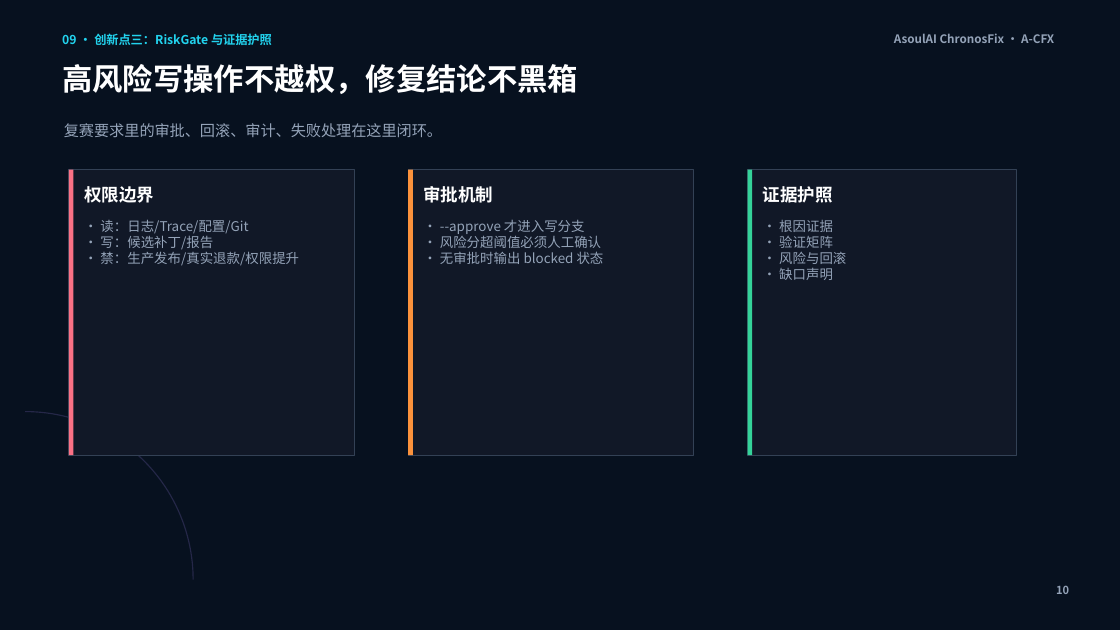
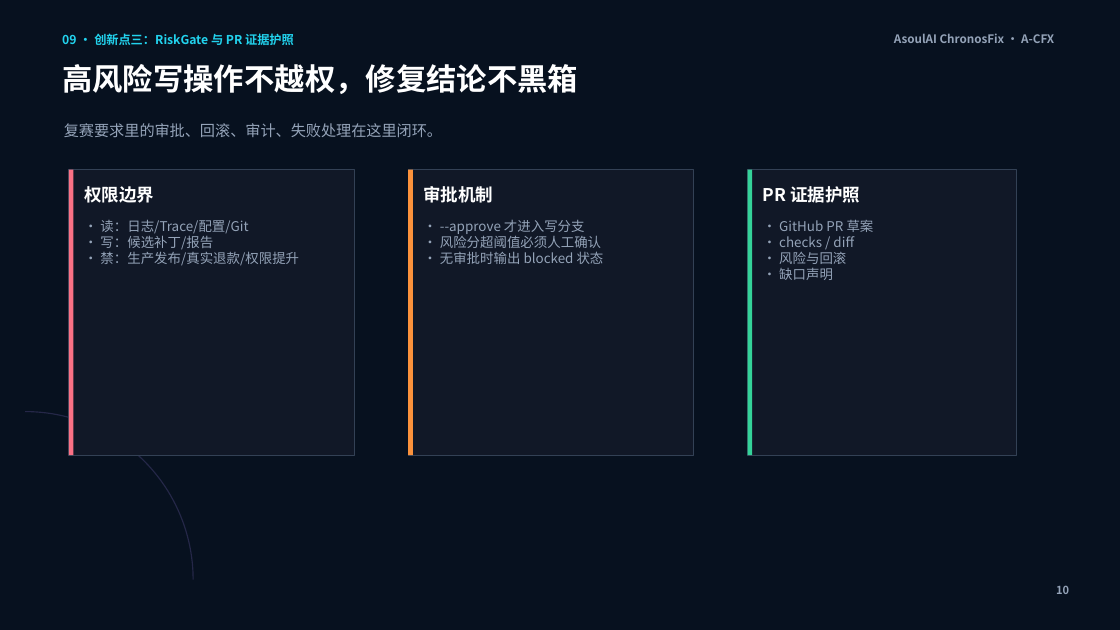
Before and after one commit to ASOUL-Official/asoulai-chronosfix, a slide deck: slide 10 of submission/ChronosFix_复赛方案.pptx. Drawn at 1120x630 pixels with LibreOffice and Linux fonts; fonts in the diff are those of the drawing. Boxes give left, top, right and bottom in pixels: in the first picture for what was removed or moved away, otherwise in the second. Text is boxed around its words. In the diff, an @@ line names an element or a change of style, - is before the commit and + after.

```diff
--- a/submission/ChronosFix_复赛方案.pptx
+++ b/submission/ChronosFix_复赛方案.pptx
@@ text at (x1=62, y1=33, x2=294, y2=45): text changed @@
-09 · 创新点三：RiskGate 与证据护照
+09 · 创新点三：RiskGate 与 PR 证据护照
@@ text at (x1=763, y1=186, x2=860, y2=203): text changed @@
-证据护照
+PR 证据护照
@@ text at (x1=779, y1=220, x2=874, y2=247): text changed @@
-• 根因证据
-• 验证矩阵
+• GitHub PR 草案
+• checks / diff
```
Also in this commit, not shown: 8 other slides changed, 21 other files.
